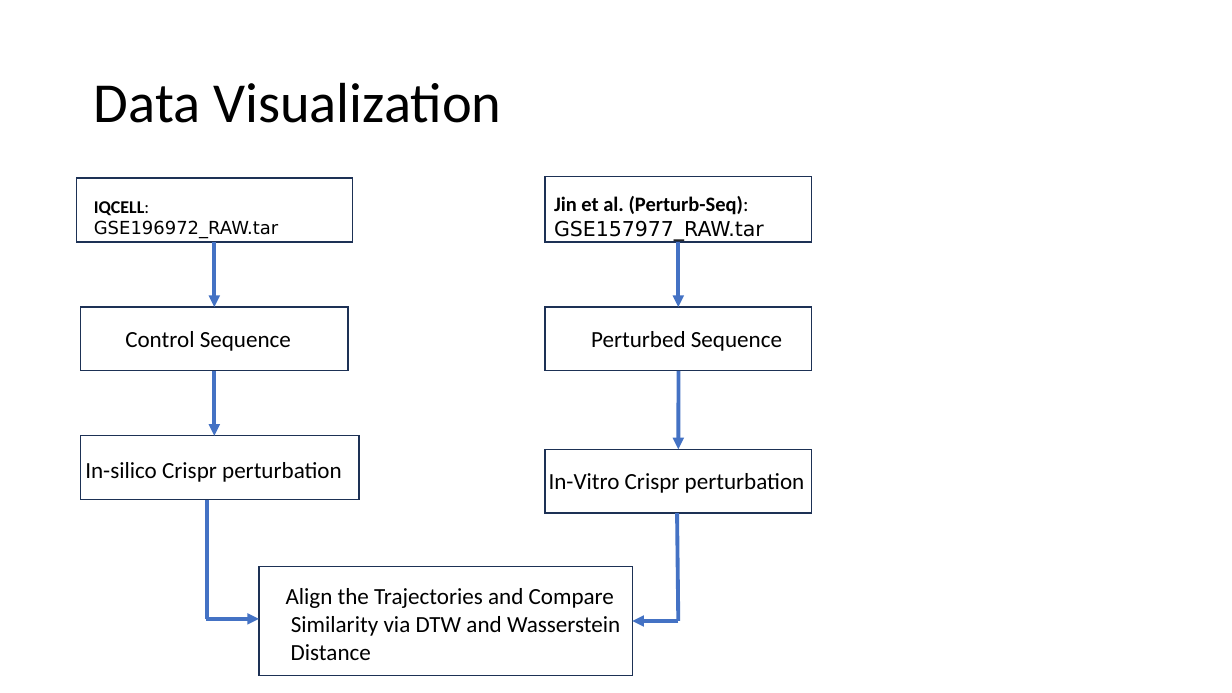
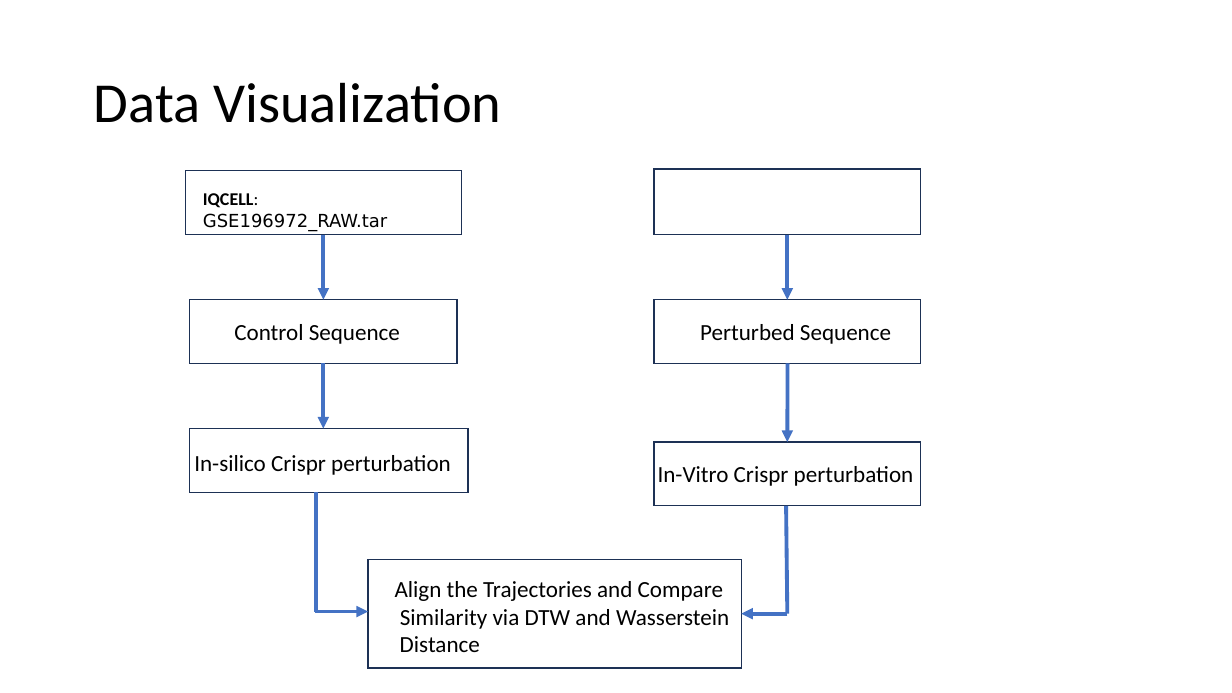
Before and after one commit to boabangf/GNN_RL_gene_trajectory_perturbation, a slide deck: slide 30 of ppt slides for omic codeathon (1) (1).pptx (slide 31 before the commit). Drawn at 1232x693 pixels with LibreOffice and Linux fonts; fonts in the diff are those of the drawing. Boxes give left, top, right and bottom in pixels: in the first picture for what was removed or moved away, otherwise in the second. Text is boxed around its words. In the diff, an @@ line names an element or a change of style, - is before the commit and + after.

```diff
--- a/ppt slides for omic codeathon (1) (1).pptx
+++ b/ppt slides for omic codeathon (1) (1).pptx
@@ text removed at <box>554,196,764,241</box> @@
-Jin et al. (Perturb-Seq): GSE157977_RAW.tar
@@ 4 texts, 4 arrows, 3 rectangles, 2 lines: place and size @@
-4 texts, 4 arrows, 3 rectangles, 2 lines at <box>76,178,811,660</box>
+4 texts, 4 arrows, 3 rectangles, 2 lines at <box>185,171,921,652</box>
@@ 4 rectangles, 2 texts, 2 arrows: place and size @@
-4 rectangles, 2 texts, 2 arrows at <box>80,177,811,676</box>
+4 rectangles, 2 texts, 2 arrows at <box>189,169,921,668</box>
```
Also in this commit, not shown: 1 other slide changed, 1 slide removed.
